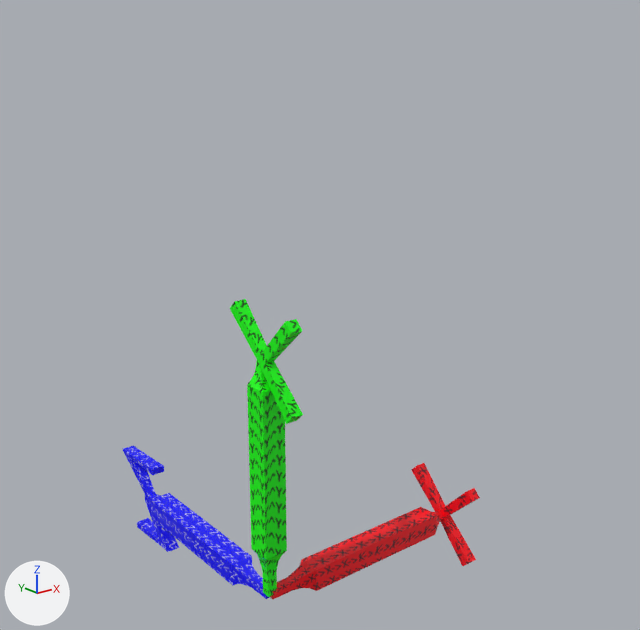
Before and after pictures for a commit that changed the FBX model Meshes/FBX/XYZ/XYZ_Forward(+X)_Up(+Z).fbx.
The view is the same before and after, from a 50 mm camera at (-1.77, -2.54, 2.14) aimed at (0.99, 0.91, 0.76). Lighting does not change. The marker at lower left points along +X, +Y and +Z.

The scene before the commit, as lines of its bpy script (objects in view):
```python
me_x_mesh = bpy.data.meshes.new('X_Mesh')
me_x_mesh.from_pydata(...)  # 60 vertices, 58 faces; spans x 0.0..1.025, y -0.195..0.194, z -0.194..0.194
me_x_mesh.materials.append(mat_mainmaterial)  # picture img_xyz_png
me_y_mesh = bpy.data.meshes.new('Y_Mesh')
me_y_mesh.from_pydata(...)  # 56 vertices, 54 faces; spans x -0.05..0.05, y -0.195..0.194, z 0.0..1.194
me_y_mesh.materials.append(mat_mainmaterial)  # picture img_xyz_png
me_z_mesh = bpy.data.meshes.new('Z_Mesh')
me_z_mesh.from_pydata(...)  # 68 vertices, 66 faces; spans x -0.05..0.05, y 0.0..1.208, z -0.2..0.2
me_z_mesh.materials.append(mat_mainmaterial)  # picture img_xyz_png
ob_x_transform = bpy.data.objects.new('X_Transform', me_x_mesh)
ob_x_transform.location = (0.0, 0.0, 0.0)
ob_y_transform = bpy.data.objects.new('Y_Transform', me_y_mesh)
ob_y_transform.location = (0.0, 0.0, 0.0)
ob_z_transform = bpy.data.objects.new('Z_Transform', me_z_mesh)
ob_z_transform.location = (0.0, 0.0, 0.0)
```
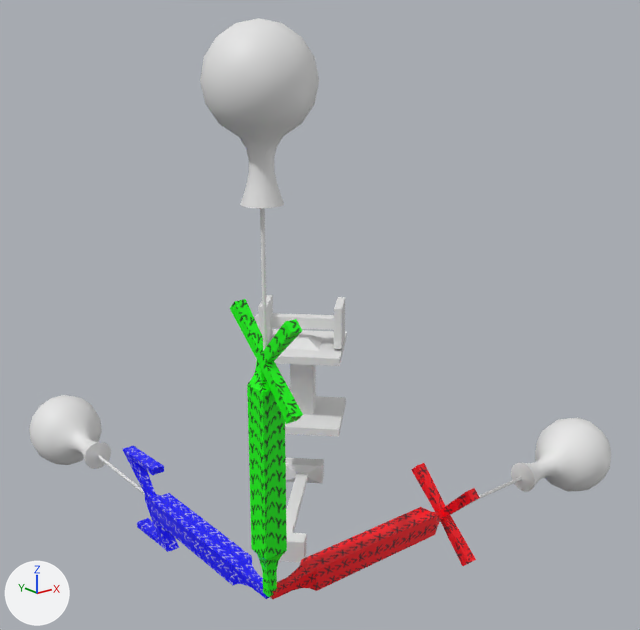
The edits, one by one:
Mesh me_directionthingie is new.
It has 226 vertices, 240 faces and spans x -0.511..0.197, y -0.196..0.196, z -1.039..0.2.
Mesh me_rodthing is new.
It has 32 vertices, 30 faces and spans x -0.05..0.0587, y -0.05..0.05, z -0.05..0.05.
Object 'DirectionThingie_X' (ob_directionthingie_x) is new; it shows me_directionthingie.
Its location is (2.0, 0.0, 0.0).
Its rotation in degrees is (0.1, 64, -5.2).
Object 'RodA' (ob_roda) is new; it shows me_rodthing.
Its location is (0.5, 0.5, 0.0).
Its rotation in degrees is (0, 0, 45).
Its scale is (8.0, 2.0, 1.0).
Object 'RodB' (ob_rodb) is new; it shows me_rodthing.
Its parent is ob_roda.
Its location is (0.0442, 0.0, 0.5).
Its rotation in degrees is (0, -90, 0).
Its scale is (4.0, 2.0, 0.5).
Object 'DirectionThingie_Z' (ob_directionthingie_z) is new; it shows me_directionthingie.
Its location is (0.0, 2.0, 0.0).
Its rotation in degrees is (0.1, 64, 85).
Object 'DirectionThingie_Y' (ob_directionthingie_y) is new; it shows me_directionthingie.
Its location is (0.0, 0.0, 2.0).
Its rotation in degrees is (6, -26, 87).
Object 'RodC' (ob_rodc) is new; it shows me_rodthing.
Its parent is ob_rodb.
Its location is (0.0781, 0.0, 0.0).
Its rotation in degrees is (90, 0, 90).
Its scale is (1.0, 0.5, 0.5).

Pixel boxes (x1, y1, x2, y2) of what changed, in the pictures (640 x 630 px):
'DirectionThingie_Y', added: after (200, 18, 319, 351)
'DirectionThingie_X', added: after (473, 417, 611, 502)
'DirectionThingie_Z', added: after (29, 395, 145, 495)
'RodB', added: after (256, 329, 347, 436)
'RodA', added: after (279, 458, 324, 562)
'RodC', added: after (255, 295, 345, 349)
